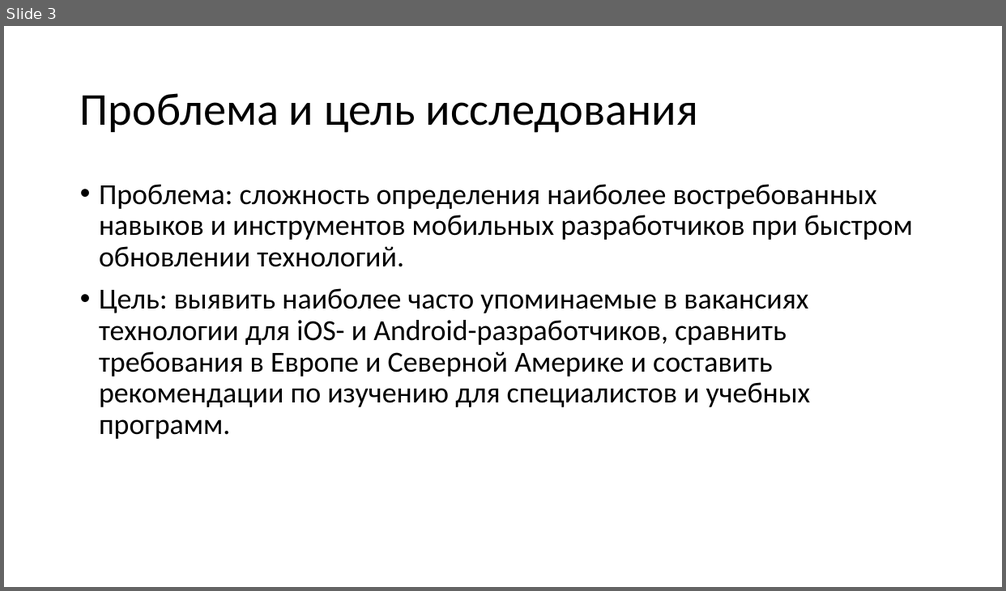
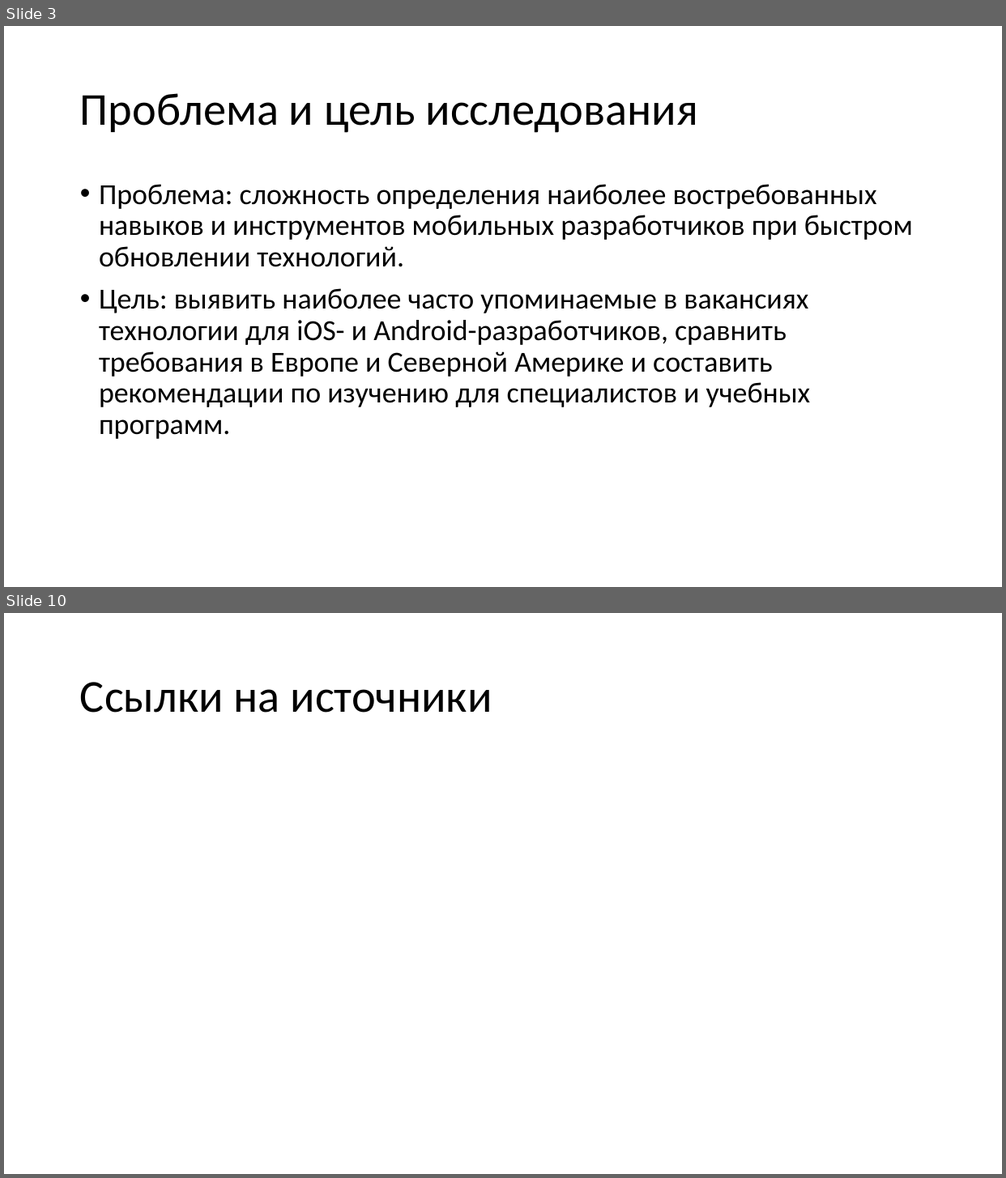
Before and after one commit to S0la1re/Research-work-new, a slide deck: Presentations of Bachelor's theses.pptx. Shown one above the other, each under a label of ours: slide 3 before the commit, slides 3 and 10 after it; the slides between them are not shown. The pictures are 1006x591 and 1006x1178 pixels, drawn with LibreOffice and Linux fonts; fonts in the diff are those of the drawing. Boxes give left, top, right and bottom in pixels: in the first picture for what was removed or moved away, otherwise in the second. Text is boxed around its words. In the diff, an @@ line names an element or a change of style, - is before the commit and + after.

```diff
--- a/Presentations of Bachelor's theses.pptx
+++ b/Presentations of Bachelor's theses.pptx
@@ slide 10 added at (4, 613, 1002, 1174), background #FFFFFF @@
@@ title added at (80, 682, 492, 713), 44 pt, text #000000 @@
+Ссылки на источники
```
Also in this commit, not shown: 4 slides changed, 2 other slides added, 3 slides removed.
